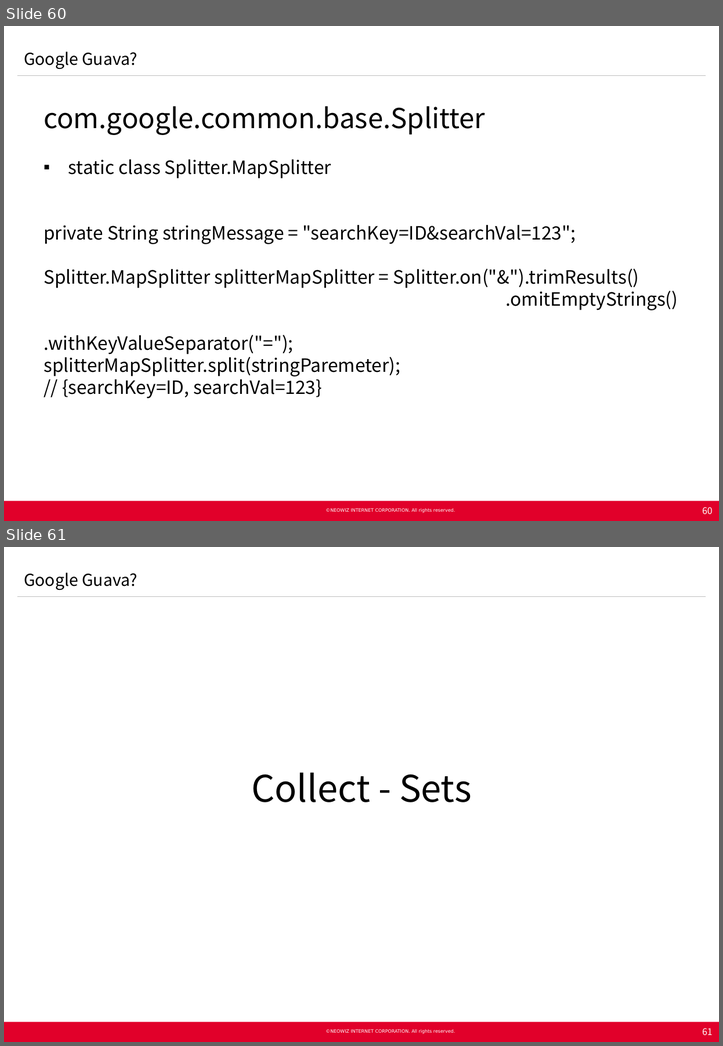
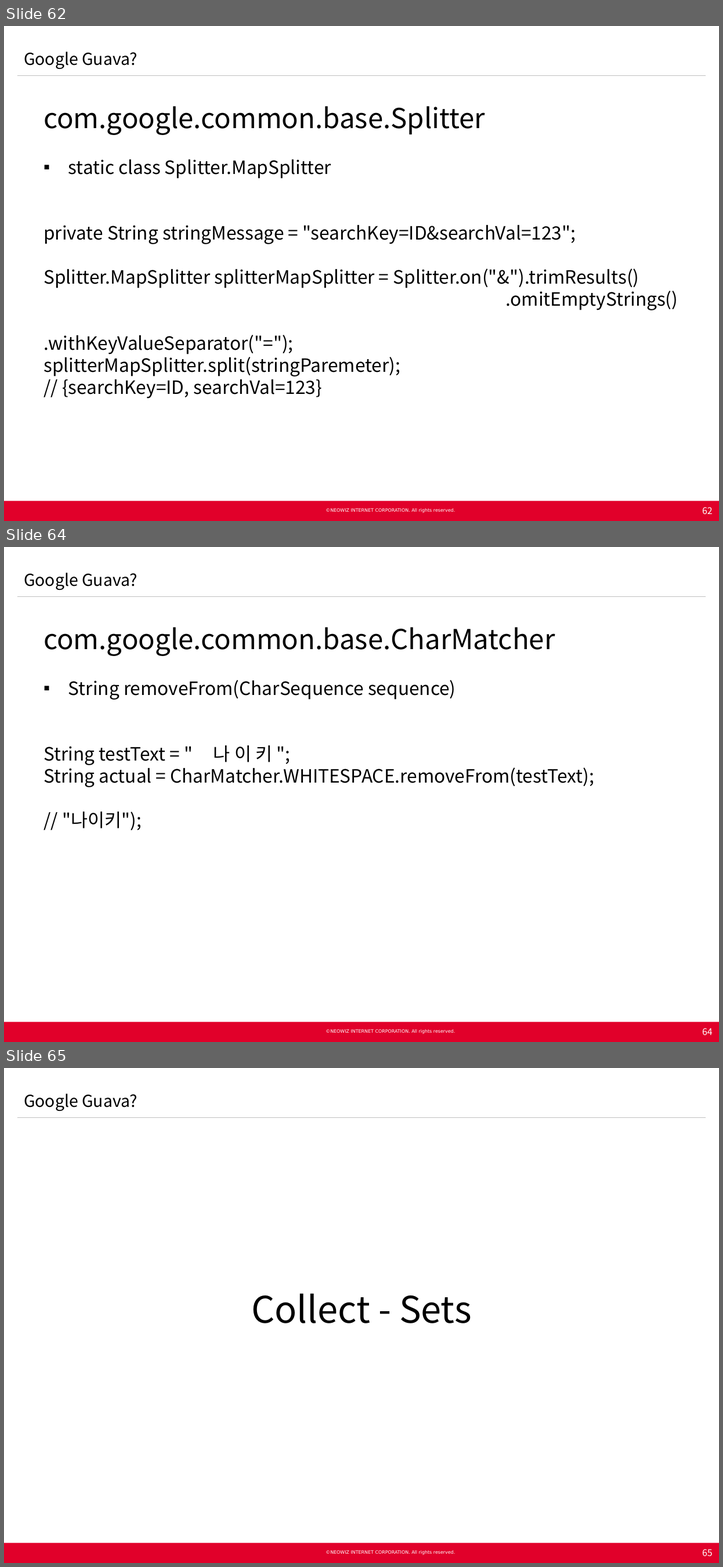
Before and after one commit to Neowizen/JavaStudy, a slide deck: Document/[2015.02.11] Java Study 1차 - Google Guava.pptx. Shown one above the other, each under a label of ours: slides 60 and 61 before the commit, slides 62, 64 and 65 after it; the slides between them are not shown. The pictures are 723x1046 and 723x1567 pixels, drawn with LibreOffice and Linux fonts; fonts in the diff are those of the drawing; background and template pictures are left out. Boxes give left, top, right and bottom in pixels: in the first picture for what was removed or moved away, otherwise in the second. Text is boxed around its words. In the diff, an @@ line names an element or a change of style, - is before the commit and + after.

Commit message:
자바 스터디 자료 - Guava 내용 추가

```diff
--- a/Document/[2015.02.11] Java Study 1차 - Google Guava.pptx
+++ b/Document/[2015.02.11] Java Study 1차 - Google Guava.pptx
@@ slide 64 added at [4,547,719,1042], background #FFFFFF; not listed: 5 template elements that a slide beside it also shows @@
@@ text added at [24,573,137,590], 18 pt, text #000000 @@
+Google Guava?
@@ text added at [43,627,594,830], 20 pt, text #000000 @@
+  com.google.common.base.CharMatcher
+  ▪ String removeFrom(CharSequence sequence)
+  String testText = " 나 이 키 ";
+  String actual = CharMatcher.WHITESPACE.removeFrom(testText);
+  // "나이키");
@@ page number added at [702,1028,712,1035], 10 pt, text #FFFFFF @@
+64
@@ what was slide 60 is now slide 62 @@
@@ page number at [702,507,712,514]: text changed @@
-60
+62
@@ what was slide 61 is now slide 65 @@
@@ page number at [702,1549,712,1556]: text changed @@
-61
+65
```
Also in this commit, not shown: 3 slides changed, 5 other slides added, 2 slides removed, 2 other files.
